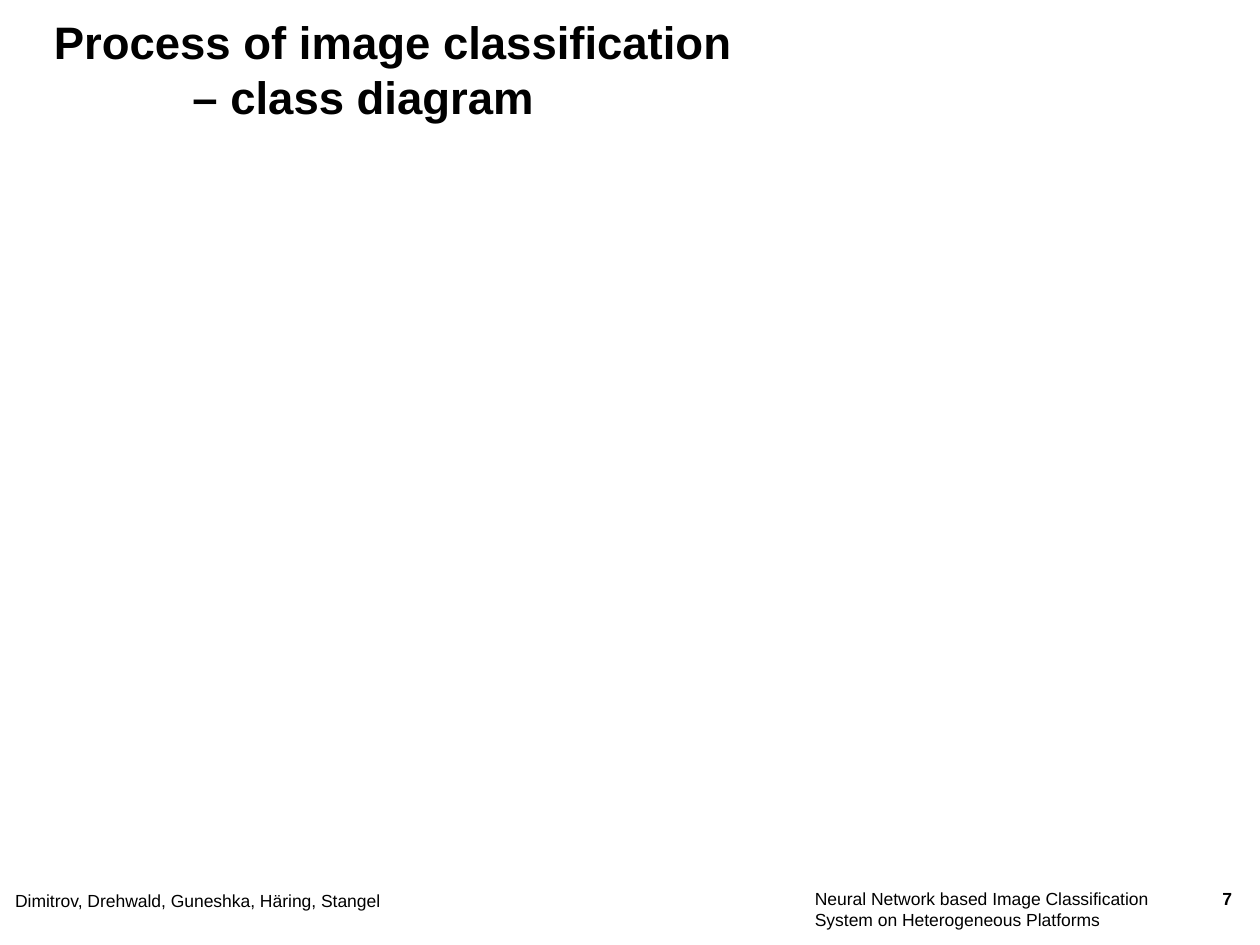
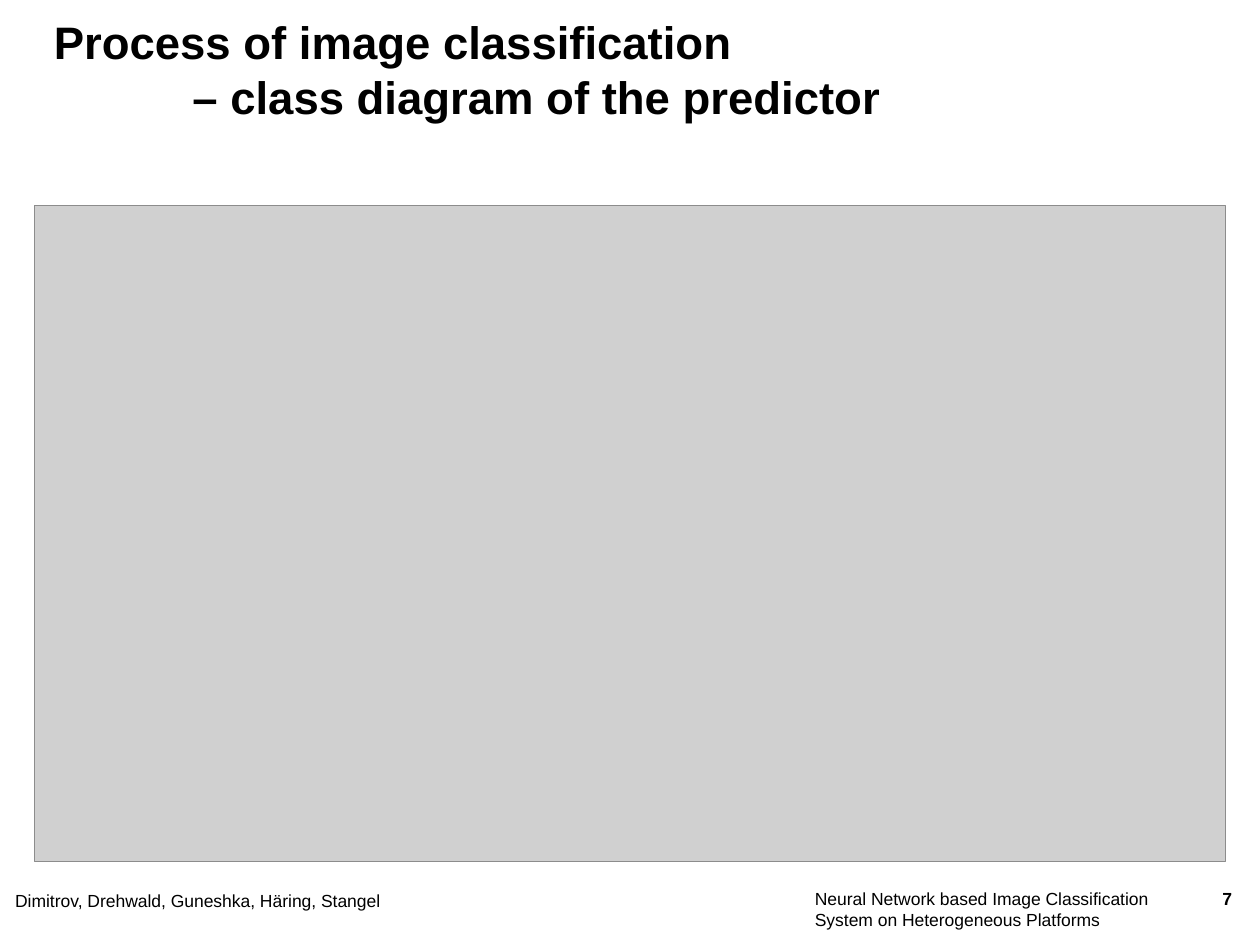
Before and after one commit to JohannesHaering/PSE, a slide deck: slide 7 of DesignPhase/colloqium_design.pptx. Drawn at 1260x945 pixels with LibreOffice and Linux fonts; fonts in the diff are those of the drawing; grey boxes stand for pictures; background and template pictures are left out. Boxes give left, top, right and bottom in pixels: in the first picture for what was removed or moved away, otherwise in the second. Text is boxed around its words. In the diff, an @@ line names an element or a change of style, - is before the commit and + after.

```diff
--- a/DesignPhase/colloqium_design.pptx
+++ b/DesignPhase/colloqium_design.pptx
@@ title at [54, 26, 880, 123]: text changed @@
-Process of image classification
-– class diagram
+Process of image classification
+– class diagram of the predictor
@@ picture added at [35, 205, 1226, 862] @@
```
Also in this commit, not shown: 5 other slides changed, 1 slide added, 9 other files.
